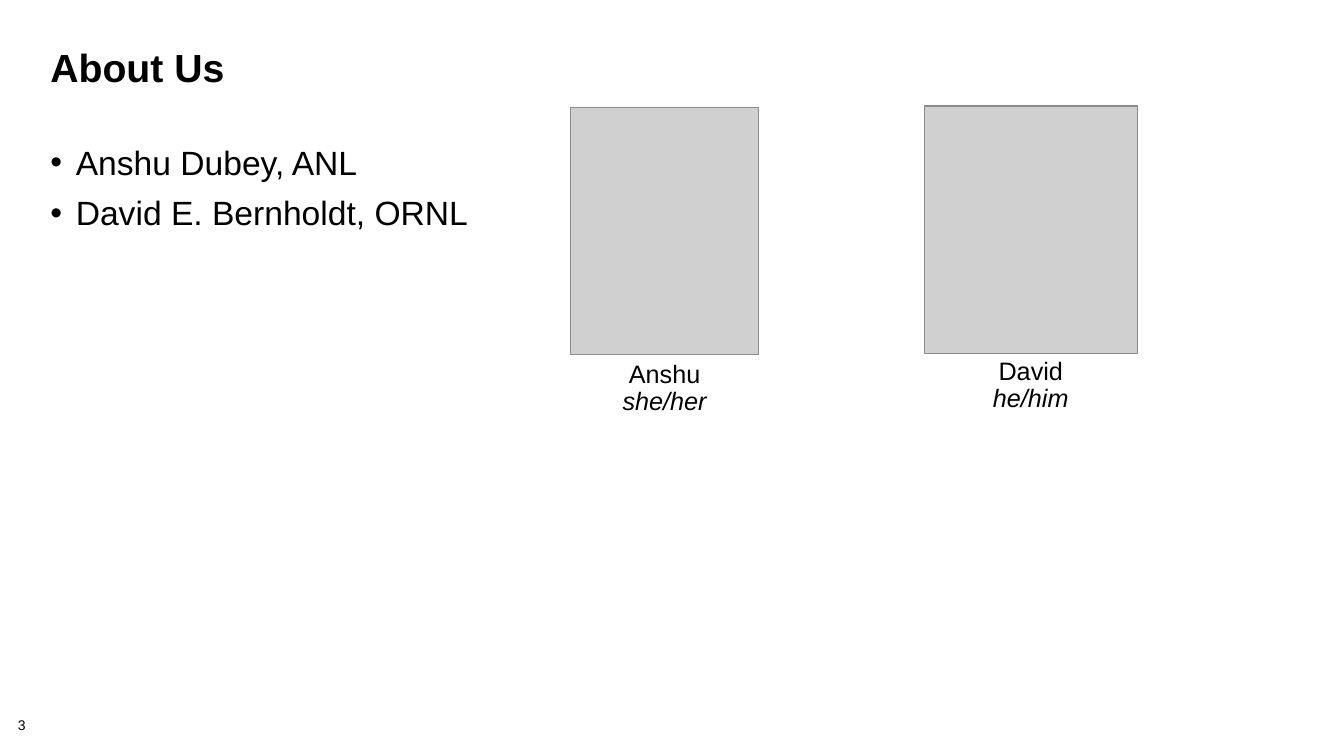
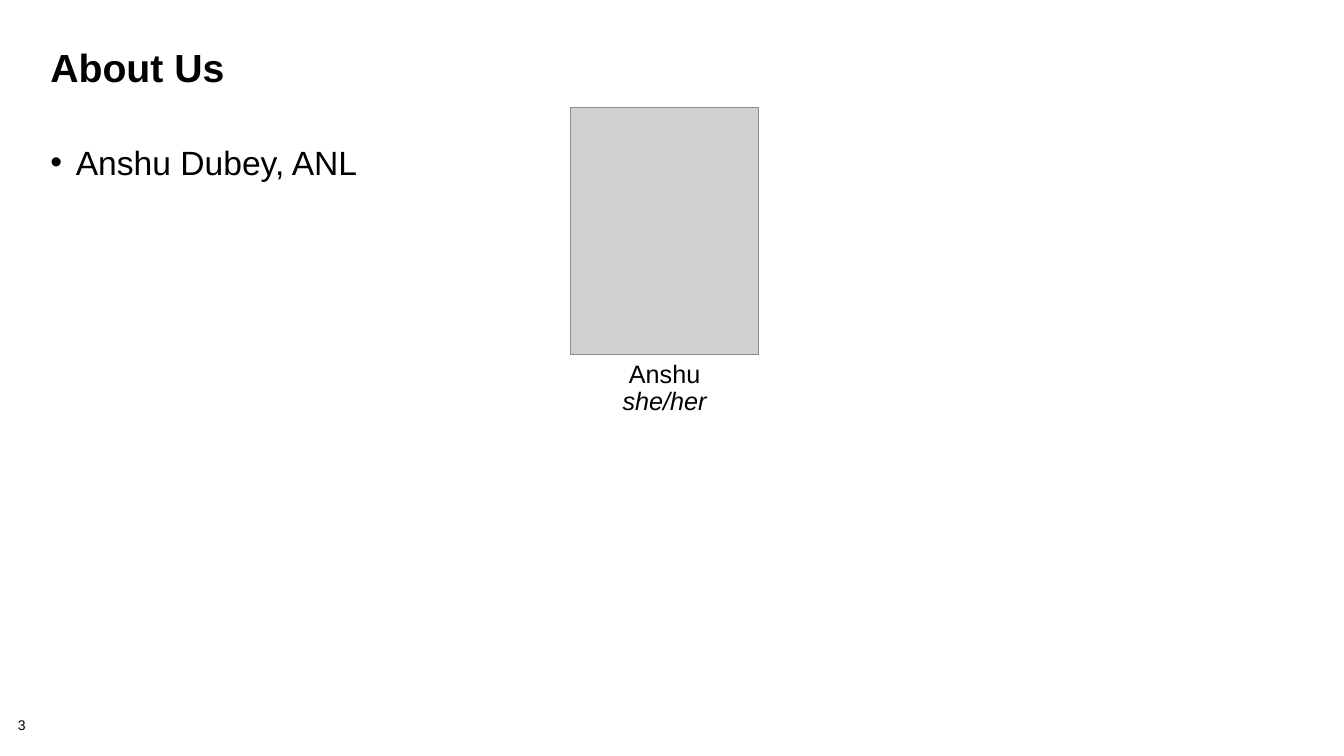
Before and after one commit to bssw-tutorial/presentations, a slide deck: slide 3 of intro-a.pptx. Drawn at 1344x756 pixels with LibreOffice and Linux fonts; fonts in the diff are those of the drawing; grey boxes stand for pictures. Boxes give left, top, right and bottom in pixels: in the first picture for what was removed or moved away, otherwise in the second. Text is boxed around its words. In the diff, an @@ line names an element or a change of style, - is before the commit and + after.

```diff
--- a/intro-a.pptx
+++ b/intro-a.pptx
@@ picture removed at bbox=[925, 106, 1137, 354] @@
@@ text at bbox=[76, 200, 468, 230]: paragraph removed @@
-• David E. Bernholdt, ORNL
@@ text removed at bbox=[993, 361, 1069, 408] @@
-David
-he/him
```
Also in this commit, not shown: 3 other slides changed, 7 other files.
